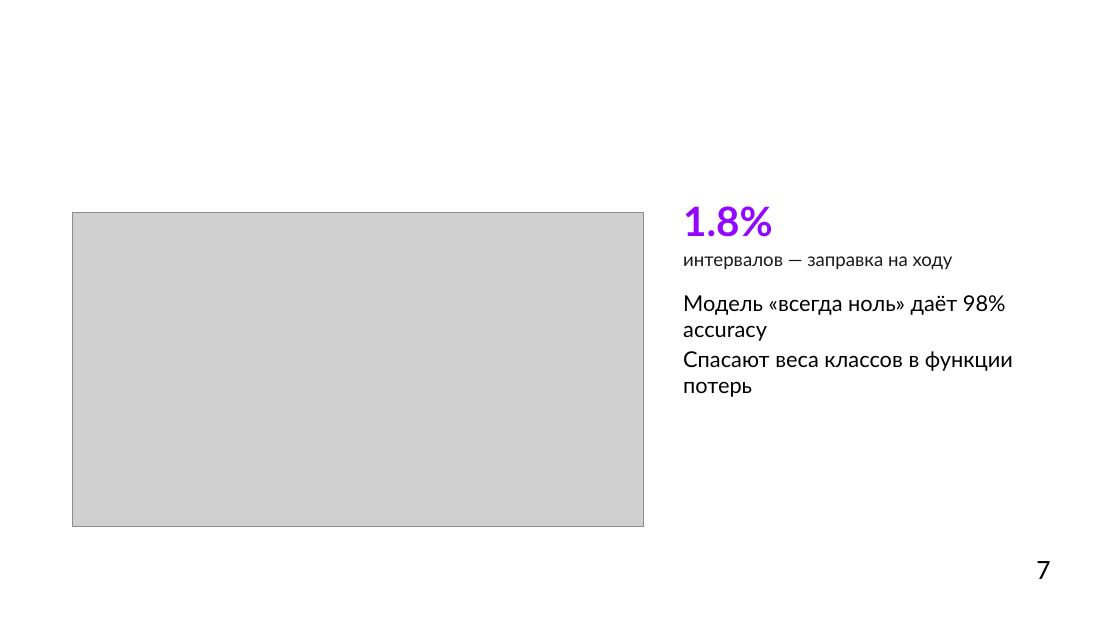
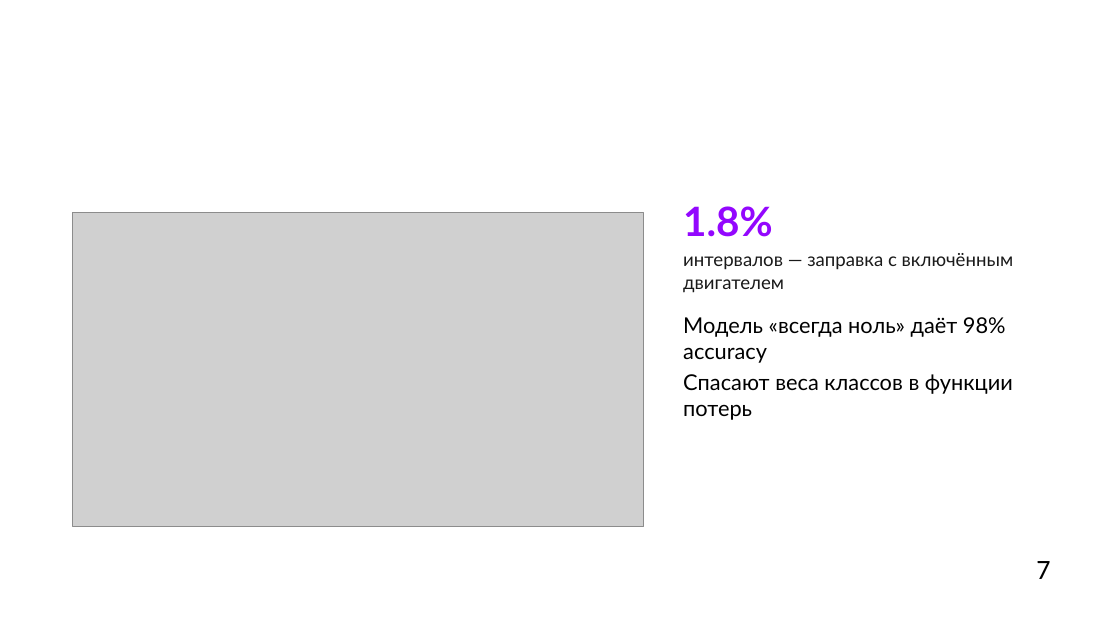
Before and after one commit to hehehelp123/fuel-refuel-lab, a slide deck: slide 7 of Лаба_заправки.pptx. Drawn at 1120x630 pixels with LibreOffice and Linux fonts; fonts in the diff are those of the drawing; grey boxes stand for pictures; background and template pictures are left out. Boxes give left, top, right and bottom in pixels: in the first picture for what was removed or moved away, otherwise in the second. Text is boxed around its words. In the diff, an @@ line names an element or a change of style, - is before the commit and + after.

Commit message:
Терминология классов: заправки с включённым и выключенным двигателем

```diff
--- a/Лаба_заправки.pptx
+++ b/Лаба_заправки.pptx
@@ text at [683,253,1013,293]: text changed @@
-интервалов — заправка на ходу
+интервалов — заправка с включённым двигателем
```
Also in this commit, not shown: 4 other slides changed, 11 other files.
